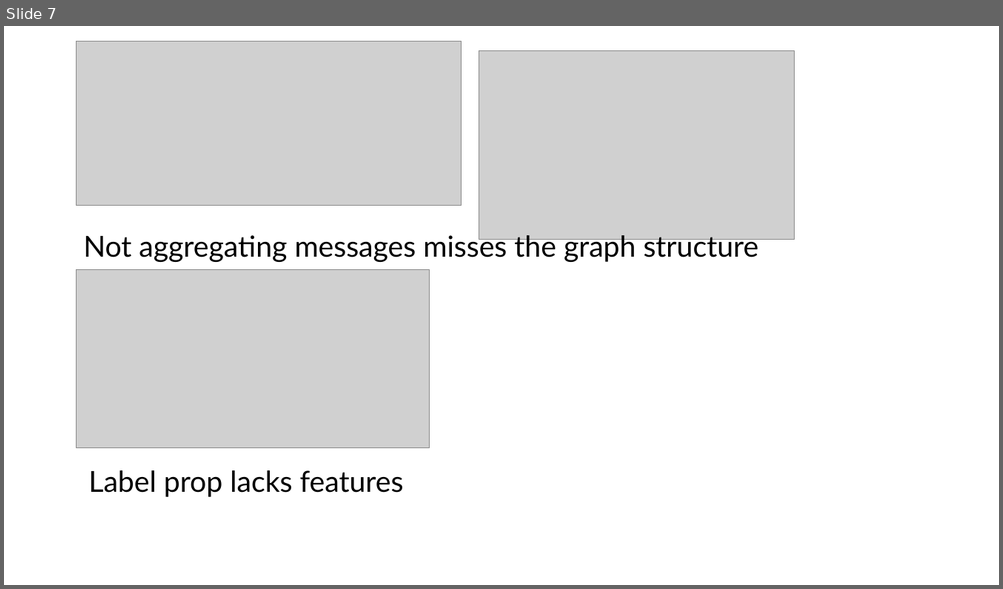
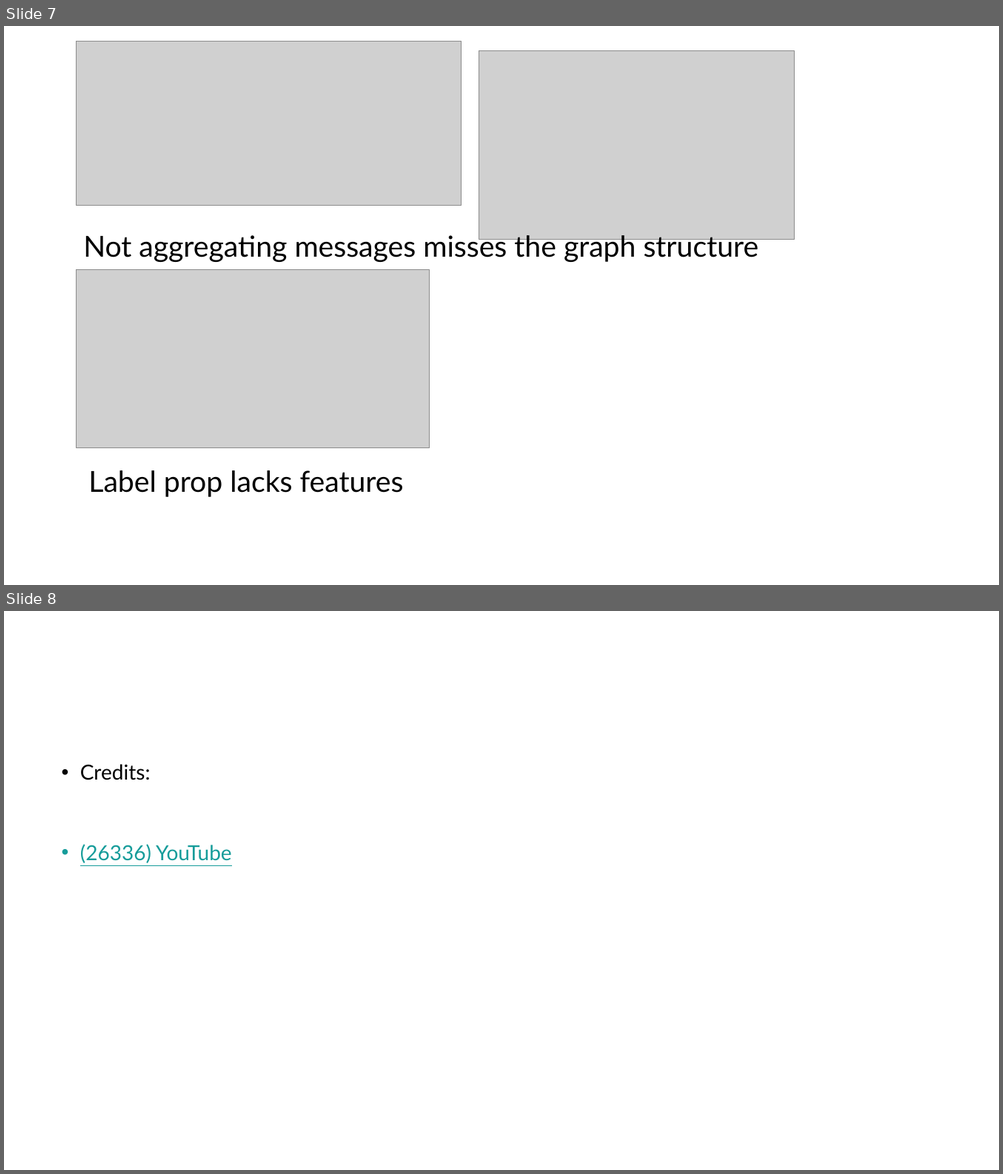
Before and after one commit to Nour19am/DL_images, a slide deck: slides.pptx. Shown one above the other, each under a label of ours: slide 7 before the commit, slides 7 and 8 after it. The pictures are 1003x589 and 1003x1174 pixels, drawn with LibreOffice and Linux fonts; fonts in the diff are those of the drawing; grey boxes stand for pictures. Boxes give left, top, right and bottom in pixels: in the first picture for what was removed or moved away, otherwise in the second. Text is boxed around its words. In the diff, an @@ line names an element or a change of style, - is before the commit and + after.

```diff
--- a/slides.pptx
+++ b/slides.pptx
@@ slide 8 added at (4, 611, 999, 1170), background #FFFFFF @@
@@ text added at (80, 764, 232, 863), 20 pt, text #169C9A, underline @@
+• Credits:
+• (26336) YouTube
```
